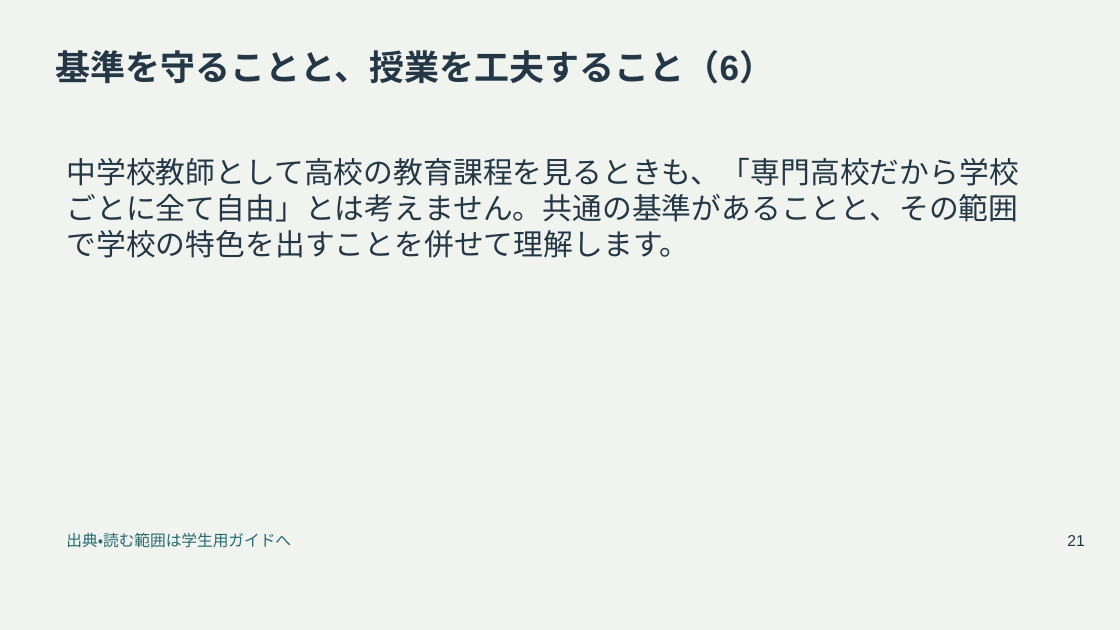
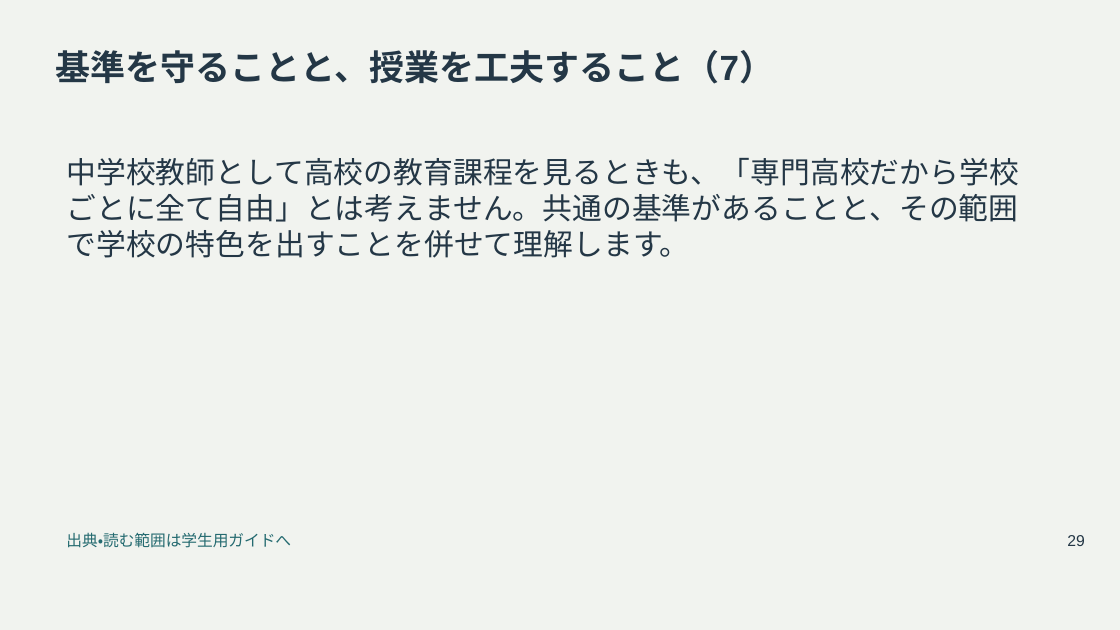
Before and after one commit to zooc-14calbp/industrial-education-i, a slide deck: slide 29 of reorganized/20261105/main/05/slides.pptx (slide 21 before the commit). Drawn at 1120x630 pixels with LibreOffice and Linux fonts; fonts in the diff are those of the drawing. Boxes give left, top, right and bottom in pixels: in the first picture for what was removed or moved away, otherwise in the second. Text is boxed around its words. In the diff, an @@ line names an element or a change of style, - is before the commit and + after.

```diff
--- a/reorganized/20261105/main/05/slides.pptx
+++ b/reorganized/20261105/main/05/slides.pptx
@@ title at (56,50,774,84): text changed @@
-基準を守ることと、授業を工夫すること（6）
+基準を守ることと、授業を工夫すること（7）
@@ text at (1067,535,1084,546): text changed @@
-21
+29
```
Also in this commit, not shown: 24 other slides changed, 19 slides added, 16 other files.
